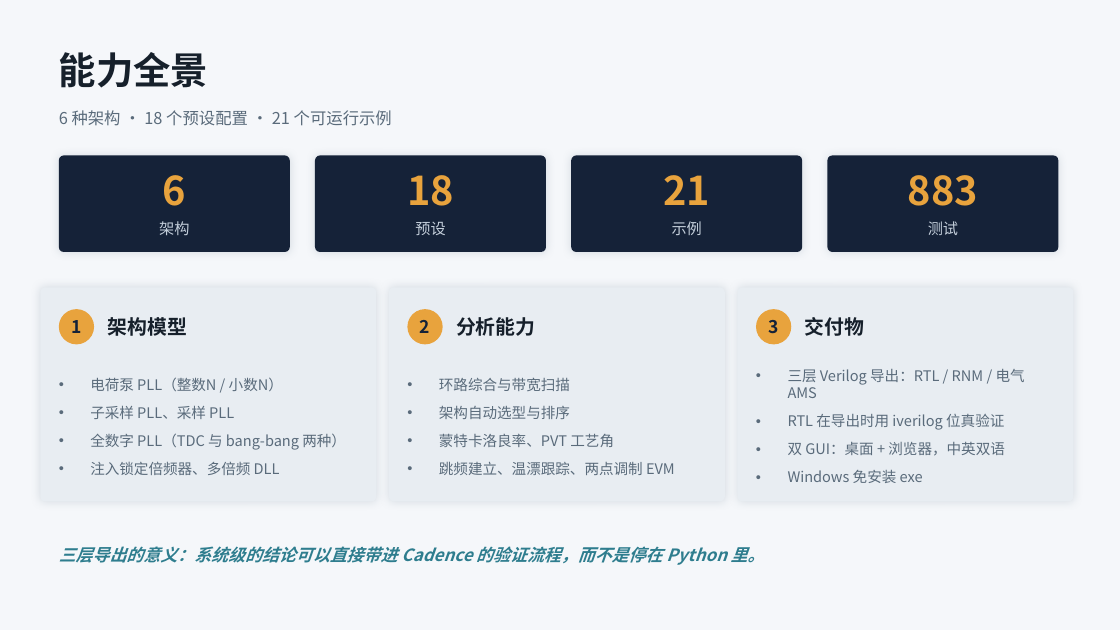
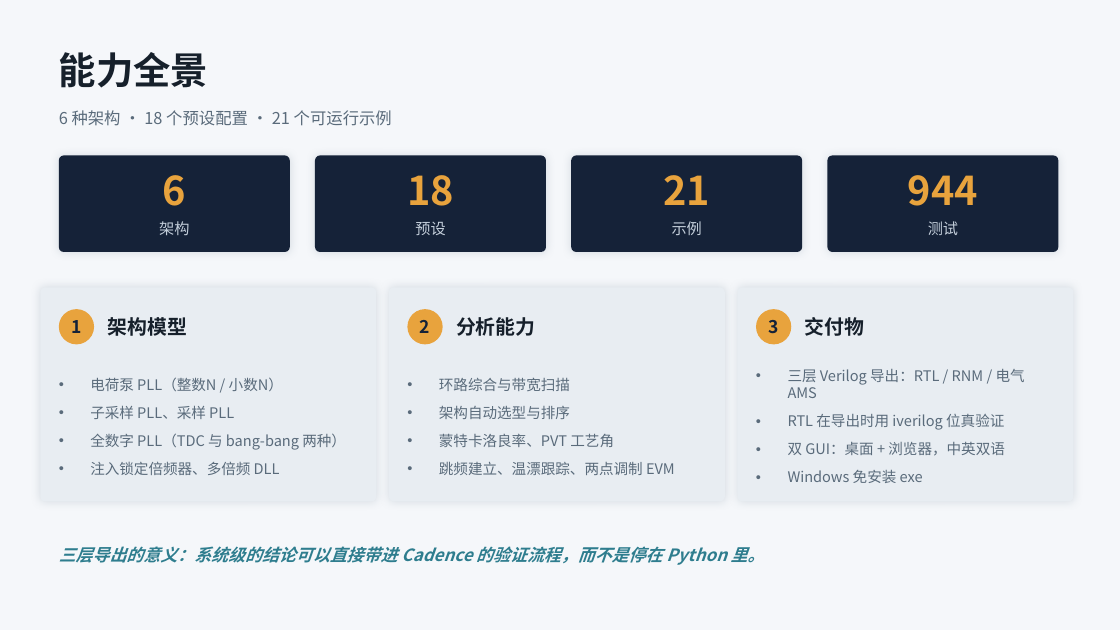
Before and after one commit to alexyudragonsword-collab/pll_simulator, a slide deck: slide 3 of docs/reports/pllsim-项目总结-v0.9.3.pptx. Drawn at 1120x630 pixels with LibreOffice and Linux fonts; fonts in the diff are those of the drawing. Boxes give left, top, right and bottom in pixels: in the first picture for what was removed or moved away, otherwise in the second. Text is boxed around its words. In the diff, an @@ line names an element or a change of style, - is before the commit and + after.

```diff
--- a/docs/reports/pllsim-项目总结-v0.9.3.pptx
+++ b/docs/reports/pllsim-项目总结-v0.9.3.pptx
@@ text at [908, 175, 978, 206]: text changed @@
-883
+944
```
Also in this commit, not shown: 2 other slides changed, 20 other files.
